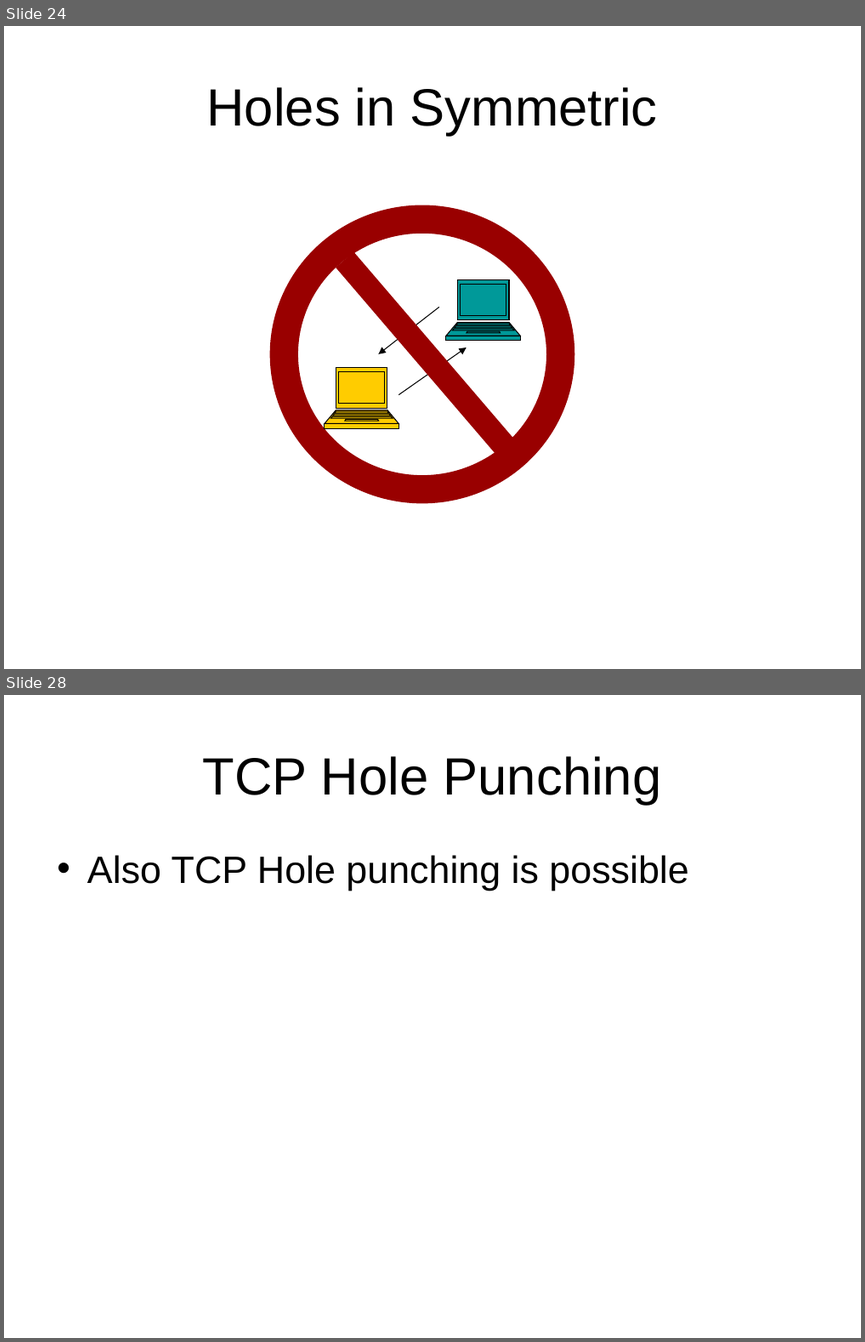
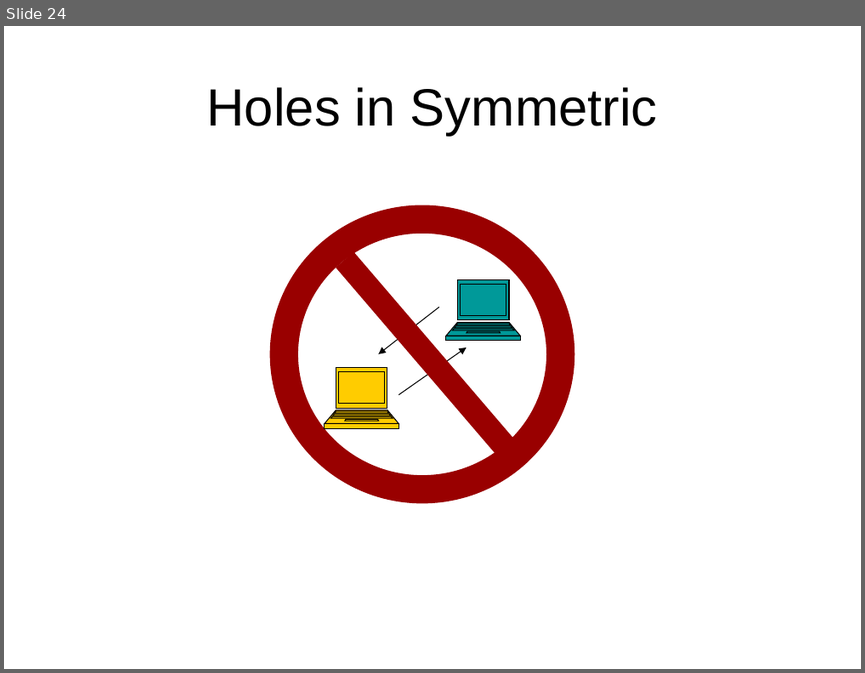
Before and after one commit to BackupTheBerlios/p2p-mentor, a slide deck: slide/nat-p2p.ppt. Shown one above the other, each under a label of ours: slides 24 and 28 before the commit, slide 24 after it; the slides between them are not shown. The pictures are 865x1342 and 865x673 pixels, drawn with LibreOffice and Linux fonts; fonts in the diff are those of the drawing. Boxes give left, top, right and bottom in pixels: in the first picture for what was removed or moved away, otherwise in the second. Text is boxed around its words. In the diff, an @@ line names an element or a change of style, - is before the commit and + after.

Commit message:
added some slides on TURN, STUN and TCP hole punching

```diff
--- a/slide/nat-p2p.ppt
+++ b/slide/nat-p2p.ppt
@@ slide 28 removed at (4,695,861,1338), background #FFFFFF @@
@@ title removed at (203,756,662,805) @@
-TCP Hole Punching
@@ text removed at (87,855,688,891) @@
-• Also TCP Hole punching is possible
```
Also in this commit, not shown: 1 slide changed, 6 slides added, 2 other slides removed.
